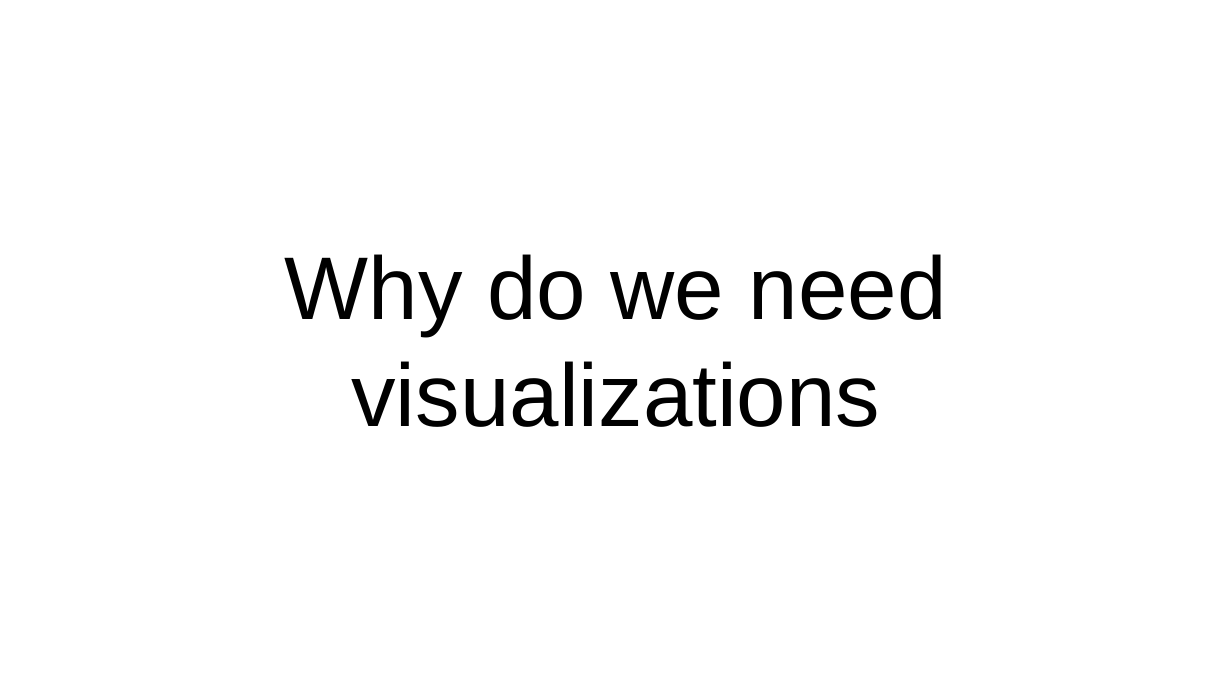
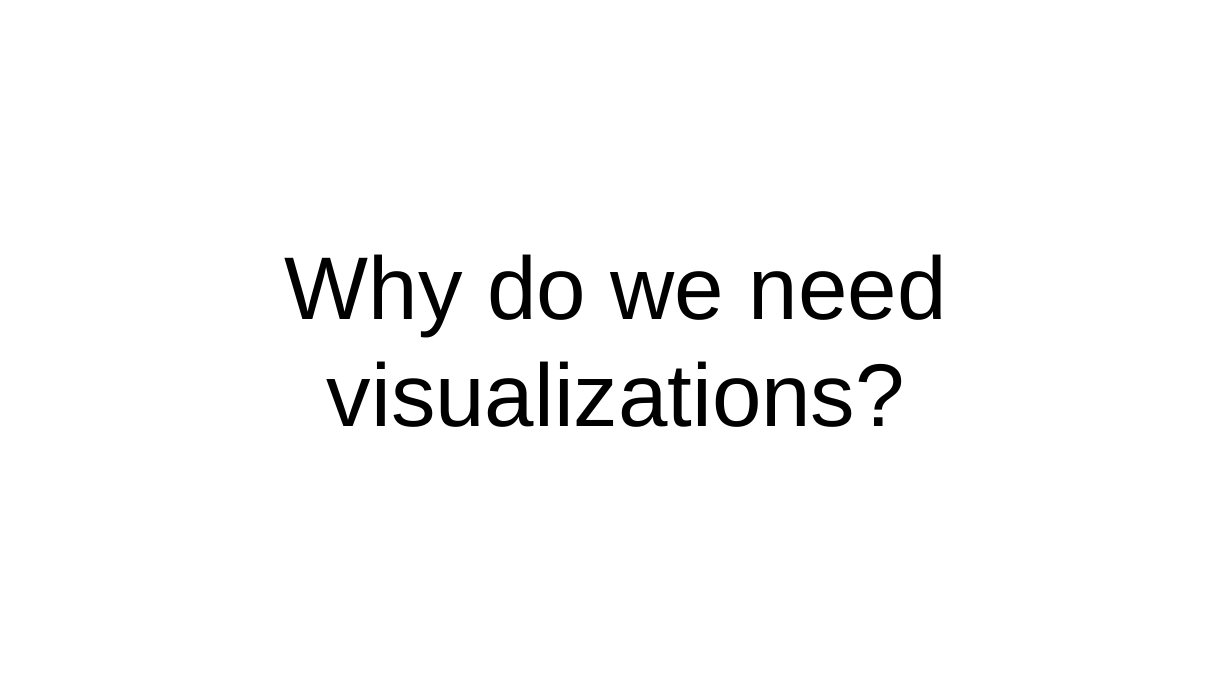
Before and after one commit to OgrodowskiJedrzej/Intro-To-Data-Science-Notebooks, a slide deck: slide 2 of Data Visualization pt. 1/Data Visualization pt. 1.pptx. Drawn at 1232x693 pixels with LibreOffice and Linux fonts; fonts in the diff are those of the drawing. Boxes give left, top, right and bottom in pixels: in the first picture for what was removed or moved away, otherwise in the second. Text is boxed around its words. In the diff, an @@ line names an element or a change of style, - is before the commit and + after.

Commit message:
Data visualization pt.1 update

```diff
--- a/Data Visualization pt. 1/Data Visualization pt. 1.pptx
+++ b/Data Visualization pt. 1/Data Visualization pt. 1.pptx
@@ title at bbox=[285, 254, 947, 427]: text changed @@
-Why do we need visualizations
+Why do we need visualizations?
```
Also in this commit, not shown: 1 other slide changed, 7 slides added, 3 other files.
